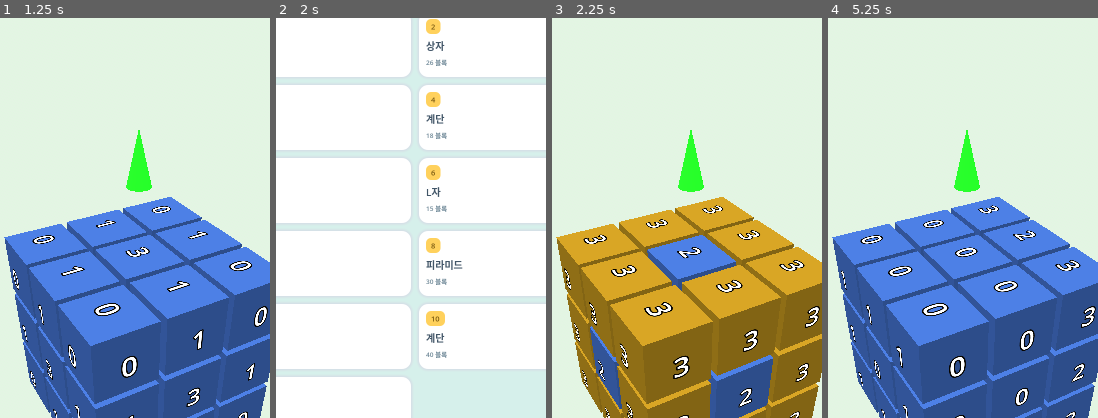
Above: before the commit, frames 1-4 (left to right).
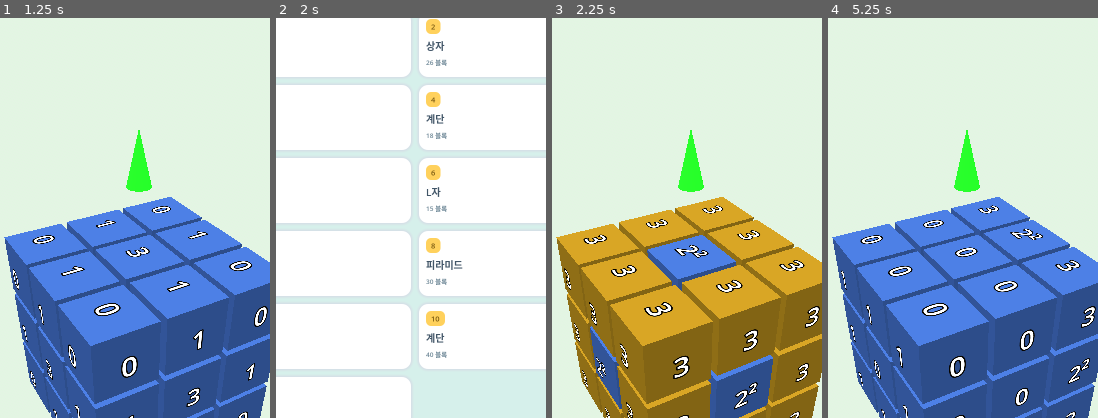
Above: after the commit, the same moments.

Repository: Leewang31/SP-3D_nonogram
Game: Godot game, scene res://Home.tscn
Same seed, same stepped clock (60 frames per second), same inputs: the game is played once before the commit and once after it.
Inputs (mouse positions are % of the whole screen's width and height, from its top left):
- Up to frame 1 (1.25 s): click (26, 13) at 0.52 s
- Up to frame 2 (2 s): click "⌂" at 1.25 s
- Up to frame 3 (2.25 s): click (74, 13) at 2.02 s
- Up to frame 4 (5.25 s): click "⚙" at 2.75 s; click "❙❙" at 3.5 s; click "⌂" at 4.25 s; click (26, 23) at 5.02 s
The pictures show only the part of the screen within x 24-74%, y 10-60%; the shares and areas given below are measured in that part.

Frames 1-2 are identical in both runs. In frame 3, 0.5% of the frame differs, in the area x 16-77%, y 56-98%; in frame 4, 0.3%.

Commit message:
feat: add group-count hint marker via superscript notation
number+circle/square 마커(2/3+그룹, 백로그) 대신 위첨자 숫자로 정확한
그룹 개수 표시(예: "3²" = 3블록이 2덩어리). PuzzleModel.get_group_count
순수 함수 추가 + 테스트, ClueDisplay가 클루 텍스트에 위첨자 접미사 추가.

Co-Authored-By: Claude Sonnet 5 <noreply@anthropic.com>

Diff:
--- a/scripts/ClueDisplay.gd
+++ b/scripts/ClueDisplay.gd
@@ -5,6 +5,7 @@
 const LABEL_OFFSET := 0.06   # 그리드 바깥쪽 경계에서 떨어진 거리
 const SIGN_POS := 1
 const SIGN_NEG := -1
+const SUPERSCRIPT_DIGITS := {2: "²", 3: "³", 4: "⁴", 5: "⁵", 6: "⁶", 7: "⁷", 8: "⁸", 9: "⁹"}
 
 var _model: PuzzleModel
 
@@ -28,9 +29,11 @@
 	pass   # 클루 위치는 그리드 바깥 경계에 고정 — 블록 상태와 무관해 갱신 불필요
 
 func _add_label(axis: int, a: int, b: int, half: float, edge: float) -> void:
+	var clue := _model.get_clue(axis, a, b)
+	var groups := _model.get_group_count(axis, a, b)
+	var text := _format_clue_text(clue, groups)
 	for sign: int in [SIGN_POS, SIGN_NEG]:
-		var clue := _model.get_clue(axis, a, b)
-		var label := _make_label(str(clue))
+		var label := _make_label(text)
 		label.rotation = _face_rotation(axis, sign)
 
 		var face := sign * (edge + LABEL_OFFSET)
@@ -47,6 +50,11 @@
 		1: return Vector3(-PI / 2.0 * sign, 0, 0)                      # Y+/Y- 면을 바라보도록 회전
 		_: return Vector3.ZERO if sign > 0 else Vector3(0, PI, 0)      # Z+ (기본) / Z-
 
+func _format_clue_text(clue: int, groups: int) -> String:
+	if groups < 2:
+		return str(clue)
+	return str(clue) + SUPERSCRIPT_DIGITS.get(groups, "⁺")   # 덩어리 2개 이상이면 위첨자로 정확한 개수 표시
+
 func _make_label(text: String) -> Label3D:
 	var label := Label3D.new()
 	label.text = text
--- a/scripts/PuzzleModel.gd
+++ b/scripts/PuzzleModel.gd
@@ -52,6 +52,28 @@
                 count += _solution[z][index_b][index_a]
     return count
 
+func get_group_count(axis: int, index_a: int, index_b: int) -> int:
+    var line: Array = []
+    match axis:
+        0:  # X: index_a=y, index_b=z
+            for x in size:
+                line.append(_solution[index_b][index_a][x])
+        1:  # Y: index_a=x, index_b=z
+            for y in size:
+                line.append(_solution[index_b][y][index_a])
+        2:  # Z: index_a=x, index_b=y
+            for z in size:
+                line.append(_solution[z][index_b][index_a])
+    var groups := 0
+    var in_run := false
+    for v in line:
+        if v == 1 and not in_run:
+            groups += 1
+            in_run = true
+        elif v == 0:
+            in_run = false
+    return groups
+
 func get_intact_count(axis: int, index_a: int, index_b: int) -> int:
     var count := 0
     match axis:
--- a/tests/test_puzzle_model.gd
+++ b/tests/test_puzzle_model.gd
@@ -25,6 +25,7 @@
     _test_clue_x_axis(data)
     _test_clue_z_axis(data)
     _test_confirmed_keep(data)
+    _test_group_count(data)
 
     print("\nResults: %d passed, %d failed" % [_passed, _failed])
     quit(_failed)
@@ -119,3 +120,23 @@
     _assert(not m.is_confirmed_keep(1, 1, 0), "still missing the last Y-col removal")
     m.remove_block(1, 2, 0)
     _assert(m.is_confirmed_keep(1, 1, 0), "confirmed once all three axes match simultaneously")
+
+func _test_group_count(_unused: Dictionary) -> void:
+    # X-axis rows (index_a=y, index_b=z), size=3:
+    #   (y=0,z=0) = [1,0,1] -> 2 separate groups
+    #   (y=1,z=0) = [1,1,1] -> 1 contiguous group
+    #   (y=2,z=0) = [0,0,0] -> 0 groups (empty)
+    var split_data := {
+        "id": "group_count_test",
+        "size": 3,
+        "solution": [
+            [[1,0,1],[1,1,1],[0,0,0]],
+            [[0,0,0],[0,0,0],[0,0,0]],
+            [[0,0,0],[0,0,0],[0,0,0]]
+        ]
+    }
+    var m = PuzzleModel.new()
+    m.load_puzzle(split_data)
+    _assert(m.get_group_count(0, 0, 0) == 2, "split row [1,0,1] has 2 groups")
+    _assert(m.get_group_count(0, 1, 0) == 1, "contiguous row [1,1,1] has 1 group")
+    _assert(m.get_group_count(0, 2, 0) == 0, "empty row [0,0,0] has 0 groups")
Not shown, changed: wiki/concepts/architecture.md
Not shown, changed: wiki/decisions/core-decisions.md
Not shown, changed: wiki/log.md
